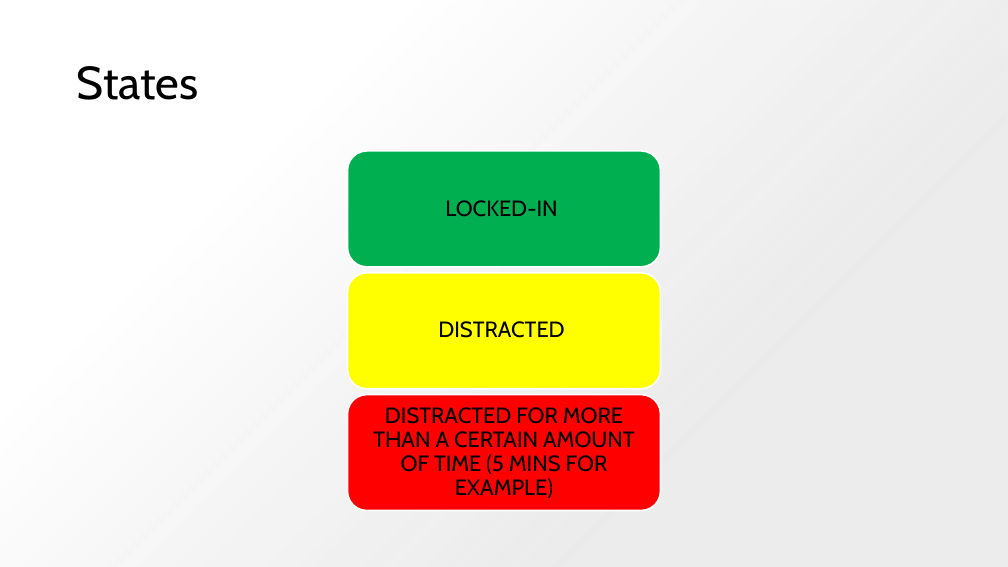
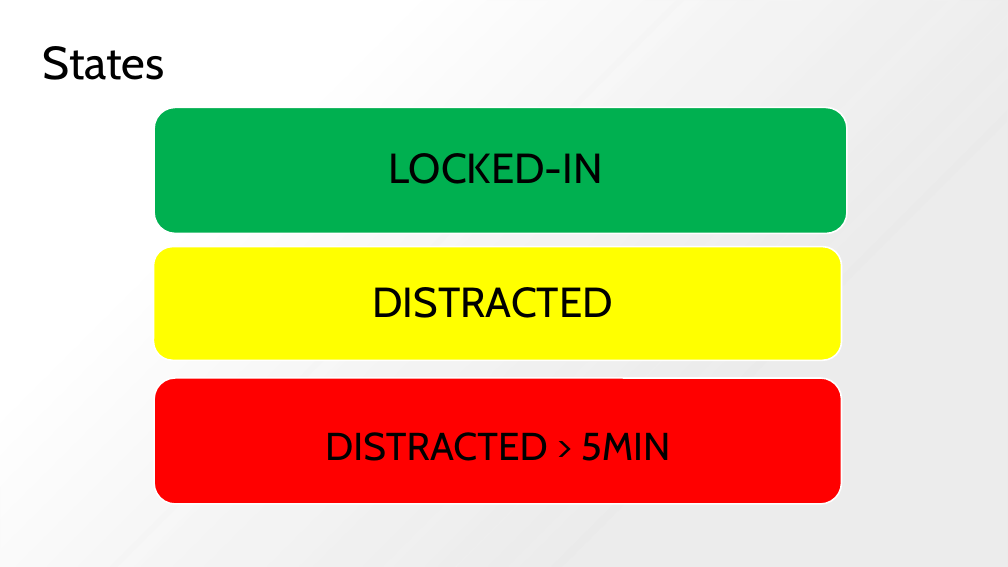
Before and after one commit to steven-szk/DoomScollers, a slide deck: slide 7 of Locked Hackathon.pptx (slide 5 before the commit). Drawn at 1008x567 pixels with LibreOffice and Linux fonts; fonts in the diff are those of the drawing; background and template pictures are left out. Boxes give left, top, right and bottom in pixels: in the first picture for what was removed or moved away, otherwise in the second. Text is boxed around its words. In the diff, an @@ line names an element or a change of style, - is before the commit and + after.

```diff
--- a/Locked Hackathon.pptx
+++ b/Locked Hackathon.pptx
@@ title "States": place and size @@
-title "States" at (77, 66, 199, 100)
+title "States" at (43, 46, 165, 80)
@@ rounded rectangle: place and size @@
-rounded rectangle at (348, 151, 661, 267)
+rounded rectangle at (154, 107, 847, 234)
@@ text "LOCKED-IN" at (389, 153, 603, 184): size 21 to 40 pt; more space between paragraphs @@
@@ text "LOCKED-IN": place and size @@
-text "LOCKED-IN" at (445, 200, 557, 217)
+text "LOCKED-IN" at (389, 153, 603, 184)
@@ rounded rectangle: place and size @@
-rounded rectangle at (348, 273, 661, 389)
+rounded rectangle at (154, 247, 842, 360)
@@ text "DISTRACTED": place and size @@
-text "DISTRACTED" at (438, 321, 564, 338)
+text "DISTRACTED" at (372, 287, 613, 318)
@@ text "DISTRACTED" at (372, 287, 613, 318): size 21 to 40 pt; more space between paragraphs @@
@@ rounded rectangle: place and size @@
-rounded rectangle at (348, 395, 661, 510)
+rounded rectangle at (154, 378, 842, 504)
@@ text removed at (373, 407, 635, 498) @@
-DISTRACTED FOR MORE THAN A CERTAIN AMOUNT OF TIME (5 MINS FOR EXAMPLE)
@@ text added at (325, 432, 671, 461), 37 pt, text #000000 @@
+DISTRACTED > 5MIN
```
Also in this commit, not shown: 3 other slides changed, 4 slides added, 1 slide removed.
